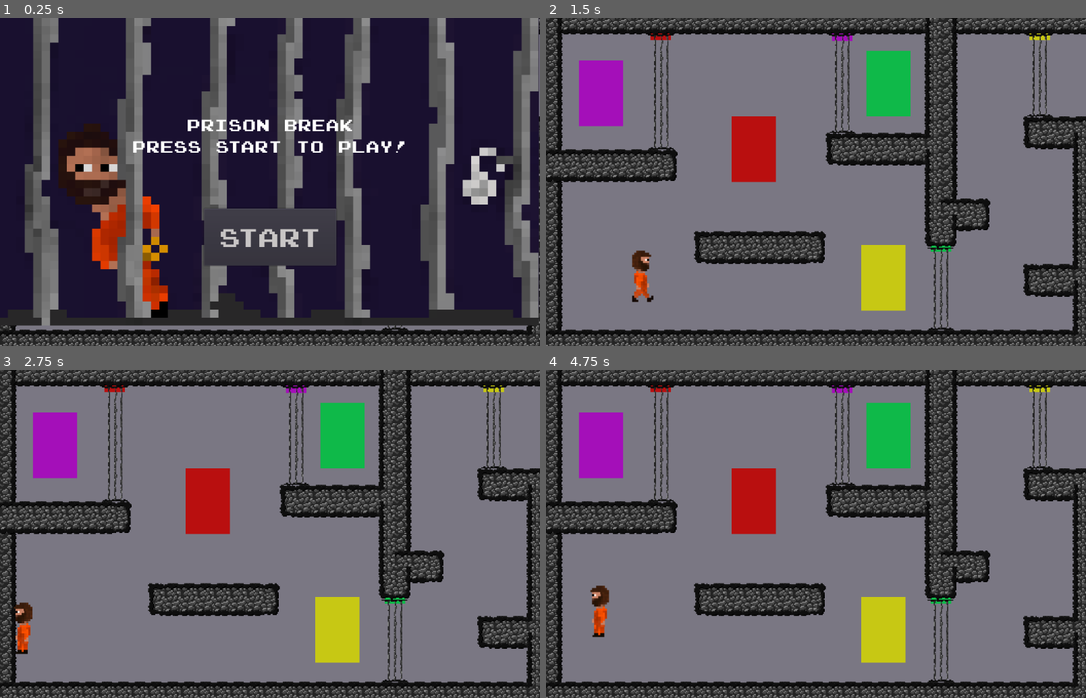
Above: before the commit, frames 1-4 (two rows, left to right).
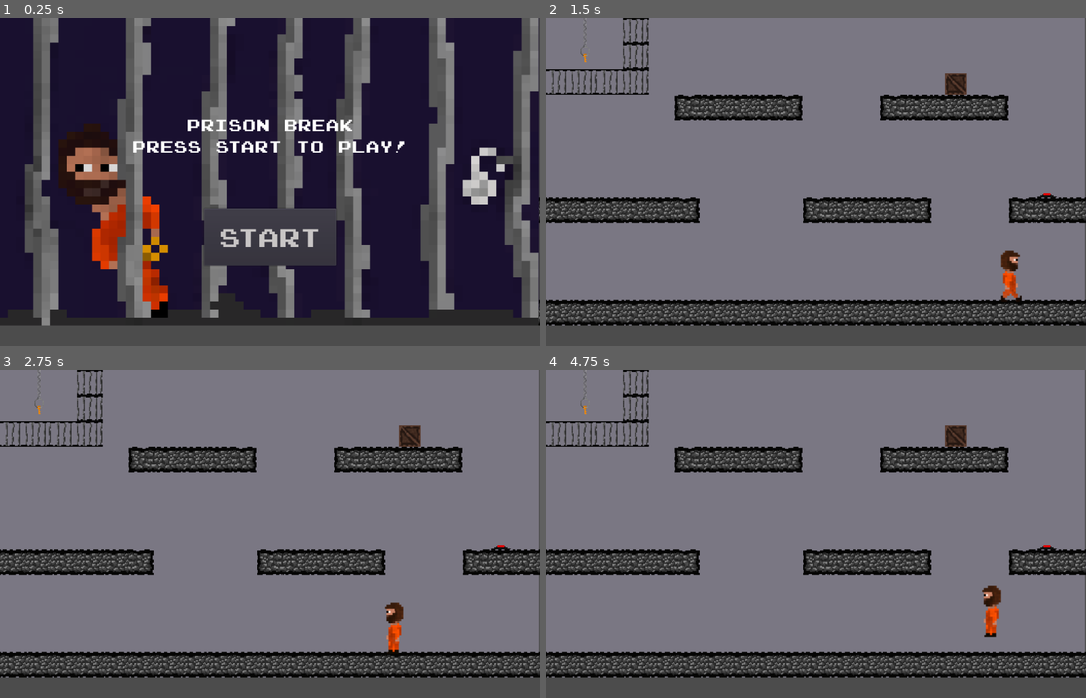
Above: after the commit, the same moments.

Repository: SanPug1/Prison-Break-Game
Game: Godot game, scene res://Everything.tscn
Same seed, same stepped clock (60 frames per second), same inputs: the game is played once before the commit and once after it. Before the commit the project starts from res://Levels/Puzzle 2.tscn. Sound files missing from this copy of the repository are replaced by a short silence.
Inputs (mouse positions are in pixels of both pictures, inside the frame that each line leads up to):
- Up to frame 1 (0.25 s): no input
- Up to frame 2 (1.5 s): click "Start" at 0.5 s; tap Enter at 1.25 s; move the mouse to (967, 83) at 1.27 s; hold Right (player_right) from 1.28 s (still down); right-click (967, 83) at 1.35 s
- Up to frame 3 (2.75 s): tap Z (player_jump) at 1.52, 2.27 s; move the mouse to (469, 629) at 2.02 s; release Right (player_right) at 2.03 s; hold Left (player_left) from 2.03 s (still down); right-click (469, 629) at 2.1 s
- Up to frame 4 (4.75 s): move the mouse to (870, 461) at 2.77 s; release Left (player_left) at 2.78 s; hold Right (player_right) 2.78-4.28 s; click (870, 461) at 2.85 s; right-click (870, 461) at 3.05 s; move the mouse to (789, 599) at 3.52 s; right-click (789, 599) at 3.6 s; tap Z (player_jump) at 3.77, 4.52 s; move the mouse to (978, 583) at 4.27 s; hold Left (player_left) from 4.28 s (still down); right-click (978, 583) at 4.35 s

The runs differ from the first frame. In frame 1, 4.6% of the frame differs, in the area x 0-100%, y 0-100%; in frame 2, 46%; in frame 3, 46%; in frame 4, 46%.

Commit message:
puzzle 10 "finished" and added transition to puzzle 2

Diff:
--- /dev/null
+++ b/Levels/Levels.gd
@@ -0,0 +1,11 @@
+extends Node
+
+var Puzzle2
+
+func _ready() -> void:
+	Puzzle2 = $Puzzle_2
+	remove_child($Puzzle_2)
+
+func _on_Puzzle_10_next_puzzle() -> void:
+	add_child(Puzzle2)
+	remove_child($Puzzle_10)
--- a/Levels/Levels.tscn
+++ b/Levels/Levels.tscn
@@ -10,15 +10,15 @@
 [ext_resource path="res://Levels/Puzzle 6.tscn" type="PackedScene" id=8]
 [ext_resource path="res://Levels/Puzzle 2.tscn" type="PackedScene" id=9]
 [ext_resource path="res://Levels/Puzzle 7.tscn" type="PackedScene" id=10]
+[ext_resource path="res://Levels/Levels.gd" type="Script" id=11]
 
 [node name="Levels" type="Node"]
+script = ExtResource( 11 )
 
-[node name="Puzzle 10" parent="." instance=ExtResource( 4 )]
-
-[node name="Puzzle 1" parent="." instance=ExtResource( 1 )]
+[node name="Puzzle_1" parent="." instance=ExtResource( 1 )]
 visible = false
 
-[node name="Puzzle 2" parent="." instance=ExtResource( 9 )]
+[node name="Puzzle_2" parent="." instance=ExtResource( 9 )]
 
 [node name="Puzzle 3" parent="." instance=ExtResource( 5 )]
 
@@ -33,3 +33,7 @@
 [node name="Puzzle 8" parent="." instance=ExtResource( 2 )]
 
 [node name="Puzzle 9" parent="." instance=ExtResource( 3 )]
+
+[node name="Puzzle_10" parent="." instance=ExtResource( 4 )]
+
+[connection signal="next_puzzle" from="Puzzle_10" to="." method="_on_Puzzle_10_next_puzzle"]
--- a/Levels/Puzzle 1.tscn
+++ b/Levels/Puzzle 1.tscn
@@ -2,7 +2,7 @@
 
 [ext_resource path="res://Levels/Puzzle 1.gd" type="Script" id=2]
 
-[node name="Puzzle 1" type="Node2D"]
+[node name="Puzzle_1" type="Node2D"]
 script = ExtResource( 2 )
 
 [node name="background" type="Polygon2D" parent="."]
--- a/Levels/Puzzle 10.gd
+++ b/Levels/Puzzle 10.gd
@@ -1,4 +1,6 @@
 extends Node
+
+signal next_puzzle
 
 var firstrun = true
 var playerhaskey = false
@@ -21,6 +23,8 @@
 		$TileMap3.set_collision_layer_bit(0, false)
 		$TileMap3.set_collision_mask_bit(0, false)
 		$doorArea.hide()
+		$doorArea.set_collision_layer_bit(0, false)
+		$doorArea.set_collision_mask_bit(0, false)
 		firstrun = false
 
 func _on_ButtonTimer_timeout() -> void:
@@ -48,11 +52,12 @@
 func _on_Area2D_body_exited(body: Node) -> void:
 	$ButtonTimer.start()
 
-func _on_keyArea_area_shape_exited(area_rid: RID, area: Area2D, area_shape_index: int, local_shape_index: int) -> void:
+func _on_keyArea_body_exited(body: Node) -> void:
 	playerhaskey = true
 	$doorArea.show()
-
+	$doorArea.set_collision_layer_bit(0, true)
+	$doorArea.set_collision_mask_bit(0, true)
 
 func _on_doorArea_body_entered(body: Node) -> void:
-	if playerhaskey == true and Input.is_action_just_released("interact"):
-		get_tree().change_scene("res://Levels/Puzzle 1.tscn")
+	emit_signal("next_puzzle")
+	playerhaskey = false
--- a/Levels/Puzzle 10.tscn
+++ b/Levels/Puzzle 10.tscn
@@ -8,7 +8,7 @@
 [sub_resource type="RectangleShape2D" id=1]
 extents = Vector2( 25.25, 48.75 )
 
-[node name="Puzzle 10" type="Node"]
+[node name="Puzzle_10" type="Node2D"]
 script = ExtResource( 2 )
 
 [node name="ColorRect" type="ColorRect" parent="."]
@@ -67,6 +67,21 @@
 format = 1
 tile_data = PoolIntArray( 196609, 7, 0 )
 
+[node name="doorArea" type="Area2D" parent="."]
+visible = false
+position = Vector2( 3, 2 )
+
+[node name="ColorRect" type="ColorRect" parent="doorArea"]
+margin_left = 47.0
+margin_top = 449.0
+margin_right = 98.0
+margin_bottom = 549.0
+color = Color( 0.25098, 0.168627, 0.0588235, 1 )
+
+[node name="CollisionShape2D" type="CollisionShape2D" parent="doorArea"]
+position = Vector2( 72.75, 497.25 )
+shape = SubResource( 1 )
+
 [node name="box" parent="." instance=ExtResource( 4 )]
 position = Vector2( 798, 125 )
 collision_layer = 3
@@ -81,25 +96,8 @@
 wait_time = 1.5
 one_shot = true
 
-[node name="doorArea" type="Area2D" parent="."]
-position = Vector2( 3, 2 )
-collision_layer = 2
-collision_mask = 2
-
-[node name="ColorRect" type="ColorRect" parent="doorArea"]
-margin_left = 47.0
-margin_top = 449.0
-margin_right = 98.0
-margin_bottom = 549.0
-color = Color( 0.25098, 0.168627, 0.0588235, 1 )
-
-[node name="CollisionShape2D" type="CollisionShape2D" parent="doorArea"]
-position = Vector2( 72.75, 497.25 )
-shape = SubResource( 1 )
-
 [connection signal="body_entered" from="Area2D" to="." method="_on_Area2D_body_entered"]
 [connection signal="body_exited" from="Area2D" to="." method="_on_Area2D_body_exited"]
-[connection signal="area_shape_exited" from="keyArea" to="." method="_on_keyArea_area_shape_exited"]
-[connection signal="input_event" from="Player" to="." method="_on_Player_input_event"]
+[connection signal="body_exited" from="keyArea" to="." method="_on_keyArea_body_exited"]
+[connection signal="body_entered" from="doorArea" to="." method="_on_doorArea_body_entered"]
 [connection signal="timeout" from="ButtonTimer" to="." method="_on_ButtonTimer_timeout"]
-[connection signal="body_entered" from="doorArea" to="." method="_on_doorArea_body_entered"]
--- a/Levels/Puzzle 2.tscn
+++ b/Levels/Puzzle 2.tscn
@@ -7,7 +7,7 @@
 [sub_resource type="RectangleShape2D" id=1]
 extents = Vector2( 43, 64 )
 
-[node name="Puzzle 2" type="Node2D"]
+[node name="Puzzle_2" type="Node2D"]
 script = ExtResource( 1 )
 
 [node name="ColorRect" type="ColorRect" parent="."]
--- a/project.godot
+++ b/project.godot
@@ -21,7 +21,6 @@
 [application]
 
 config/name="Final Project"
-run/main_scene="res://Levels/Puzzle 2.tscn"
 run/main_scene="res://Everything.tscn"
 config/icon="res://icon.png"
 
Not shown: 1 places in Levels/Levels.tscn that only renumber resources
